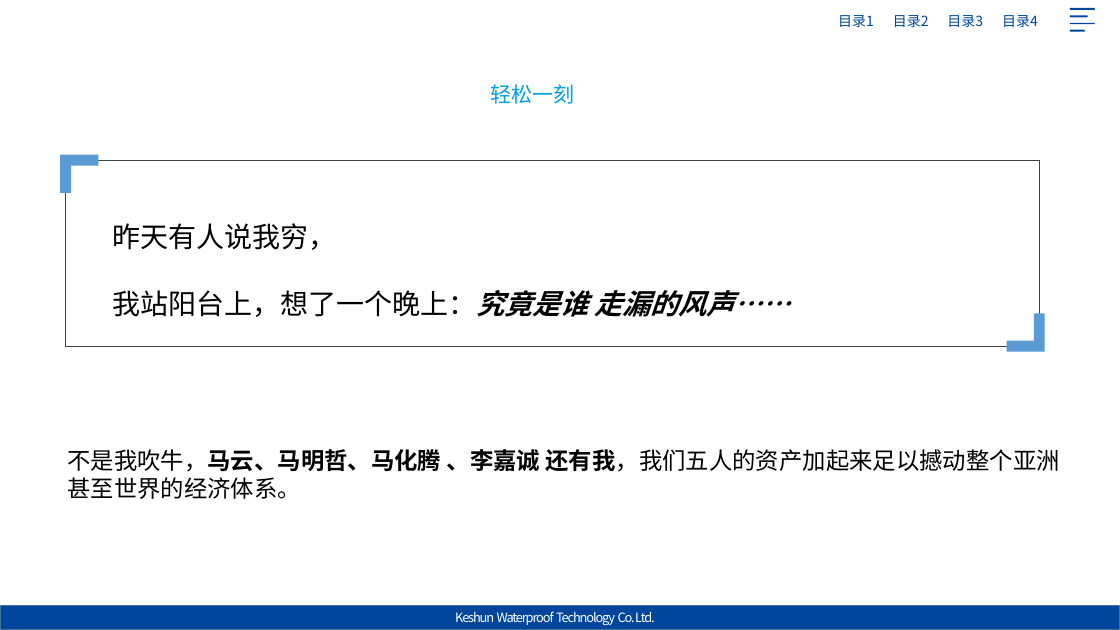
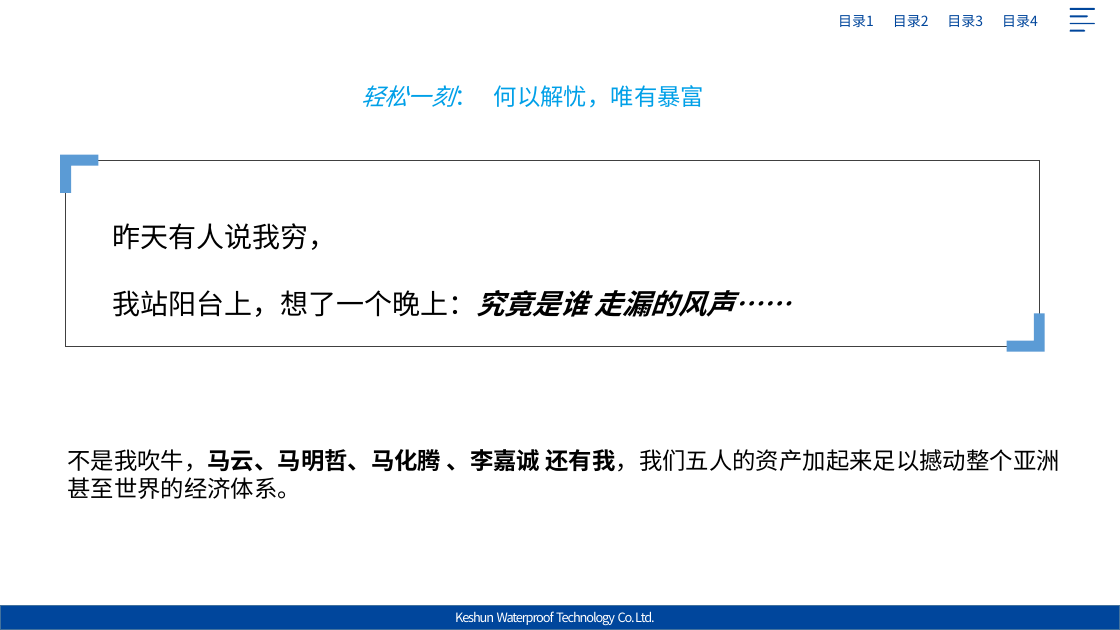
Before and after one commit to Jack-liangqihua/ABAP_CODER, a slide deck: slide 4 of 专题研究/晨会主题/201904财务自由.pptx. Drawn at 1120x630 pixels with LibreOffice and Linux fonts; fonts in the diff are those of the drawing; background and template pictures are left out. Boxes give left, top, right and bottom in pixels: in the first picture for what was removed or moved away, otherwise in the second. Text is boxed around its words. In the diff, an @@ line names an element or a change of style, - is before the commit and + after.

```diff
--- a/专题研究/晨会主题/201904财务自由.pptx
+++ b/专题研究/晨会主题/201904财务自由.pptx
@@ text at (x1=361, y1=85, x2=704, y2=108): text changed; size 18 to 20 pt @@
-轻松一刻
+轻松一刻： 何以解忧，唯有暴富
```
Also in this commit, not shown: 1 other slide changed, 1 slide added.
